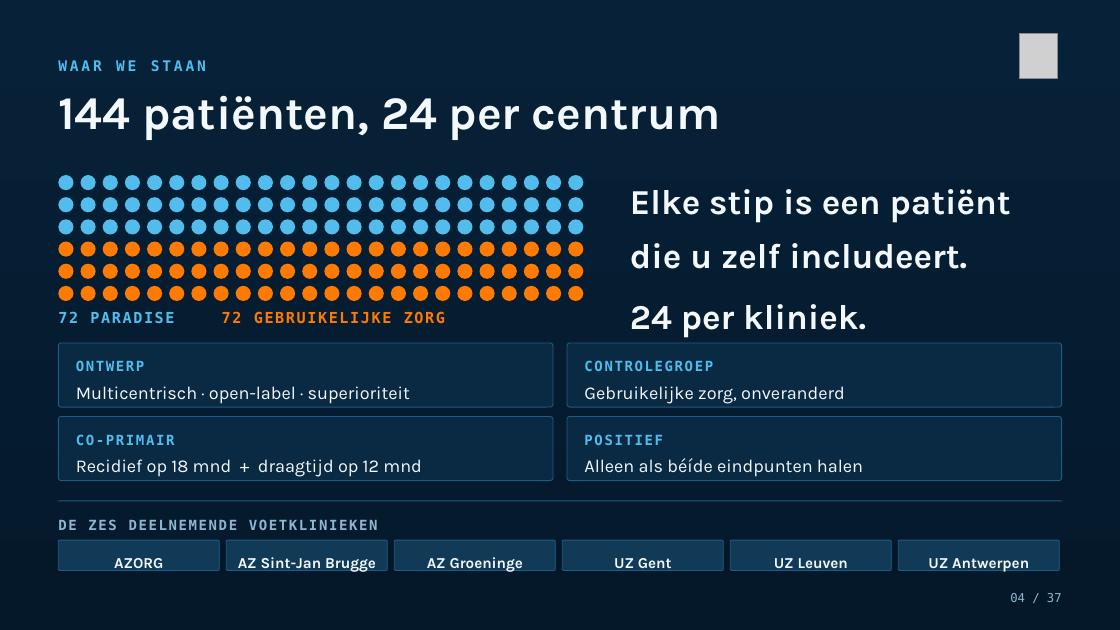
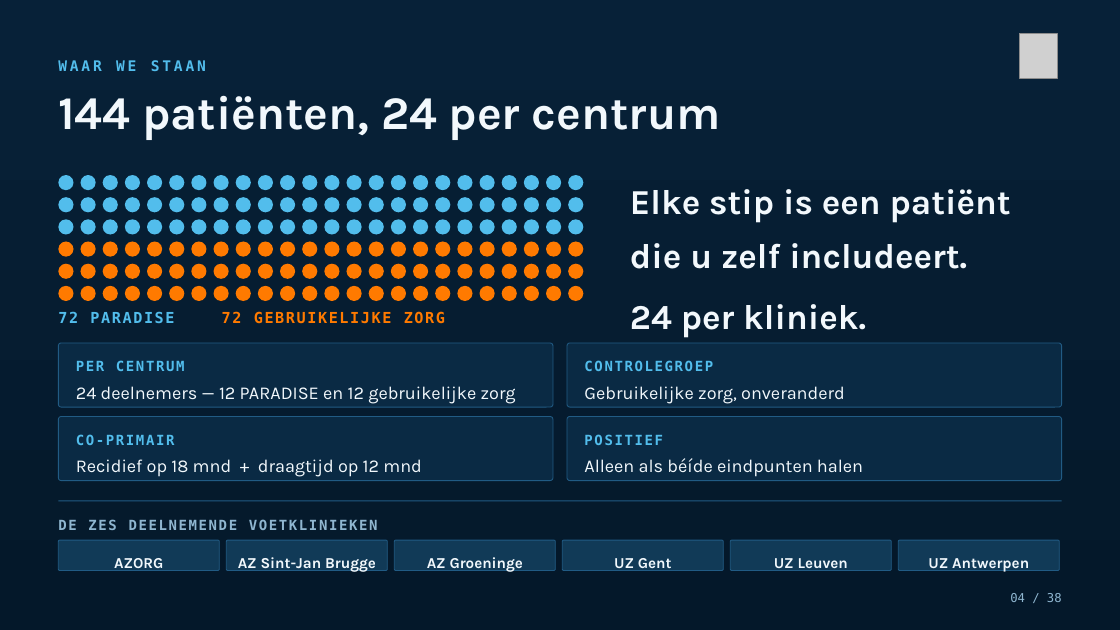
Before and after one commit to Dellfs/paradise-project, a slide deck: slide 4 of PARADISE_presentatie/PARADISE_opleidingssessie_voetklinieken.pptx. Drawn at 1120x630 pixels with LibreOffice and Linux fonts; fonts in the diff are those of the drawing; grey boxes stand for pictures. Boxes give left, top, right and bottom in pixels: in the first picture for what was removed or moved away, otherwise in the second. Text is boxed around its words. In the diff, an @@ line names an element or a change of style, - is before the commit and + after.

```diff
--- a/PARADISE_presentatie/PARADISE_opleidingssessie_voetklinieken.pptx
+++ b/PARADISE_presentatie/PARADISE_opleidingssessie_voetklinieken.pptx
@@ text at box(76, 360, 185, 371): text changed @@
-ONTWERP
+PER CENTRUM
@@ text at box(76, 386, 516, 404): text changed @@
-Multicentrisch · open-label · superioriteit
+24 deelnemers — 12 PARADISE en 12 gebruikelijke zorg
@@ text at box(1010, 593, 1062, 602): text changed @@
-04 / 37
+04 / 38
```
Also in this commit, not shown: 35 other slides changed, 1 slide added, 1 other file.
